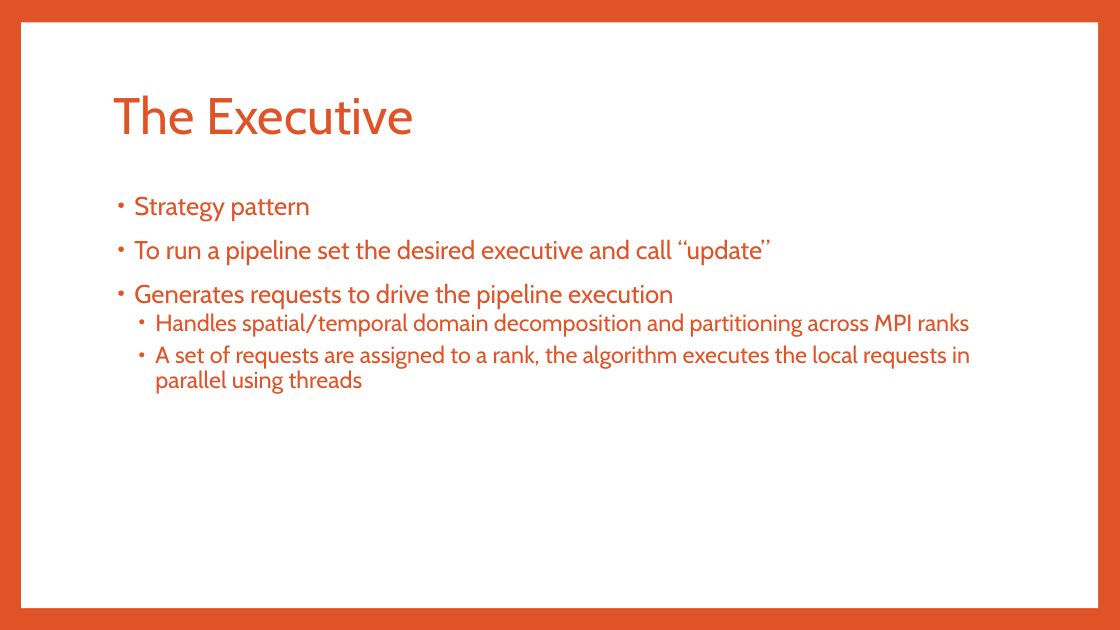
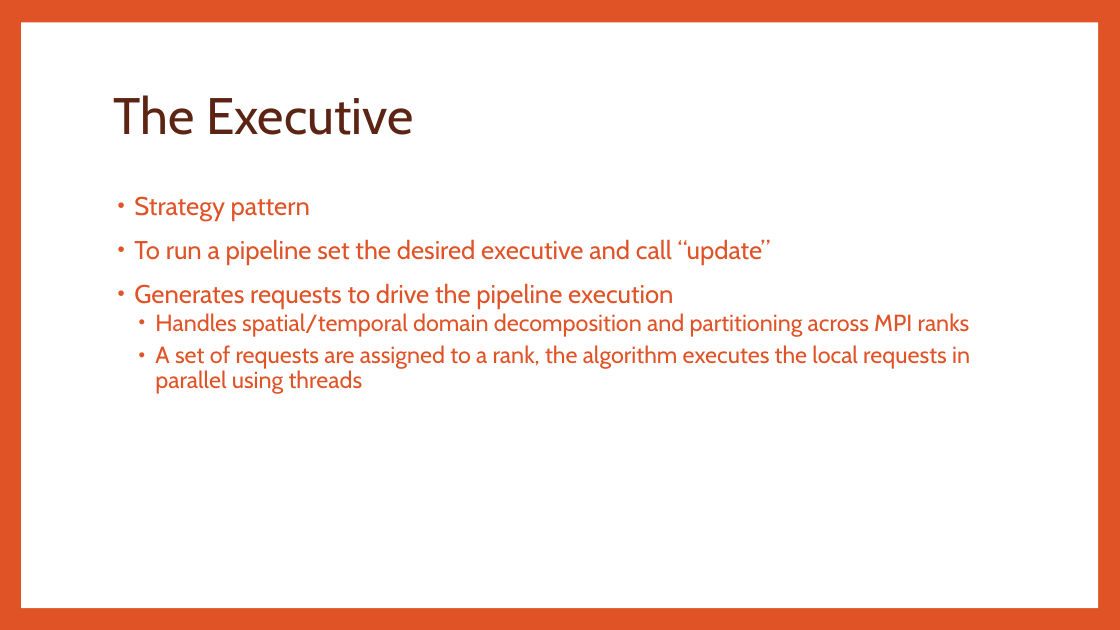
Before and after one commit to LBL-EESA/TECA, a slide deck: slide 12 of doc/TECA Architecture.pptx (slide 7 before the commit). Drawn at 1120x630 pixels with LibreOffice and Linux fonts; fonts in the diff are those of the drawing. Boxes give left, top, right and bottom in pixels: in the first picture for what was removed or moved away, otherwise in the second. Text is boxed around its words. In the diff, an @@ line names an element or a change of style, - is before the commit and + after.

```diff
--- a/doc/TECA Architecture.pptx
+++ b/doc/TECA Architecture.pptx
@@ title "The Executive" at (113, 95, 414, 135): text colour #DF5327 to #5B2413 @@
```
Also in this commit, not shown: 6 other slides changed, 5 slides added.
